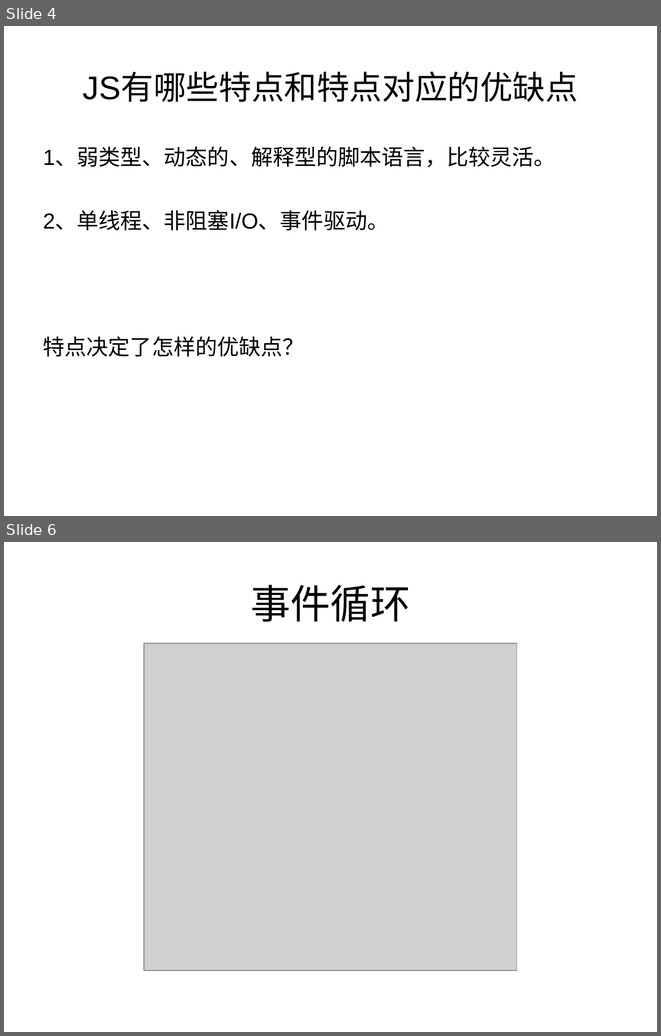
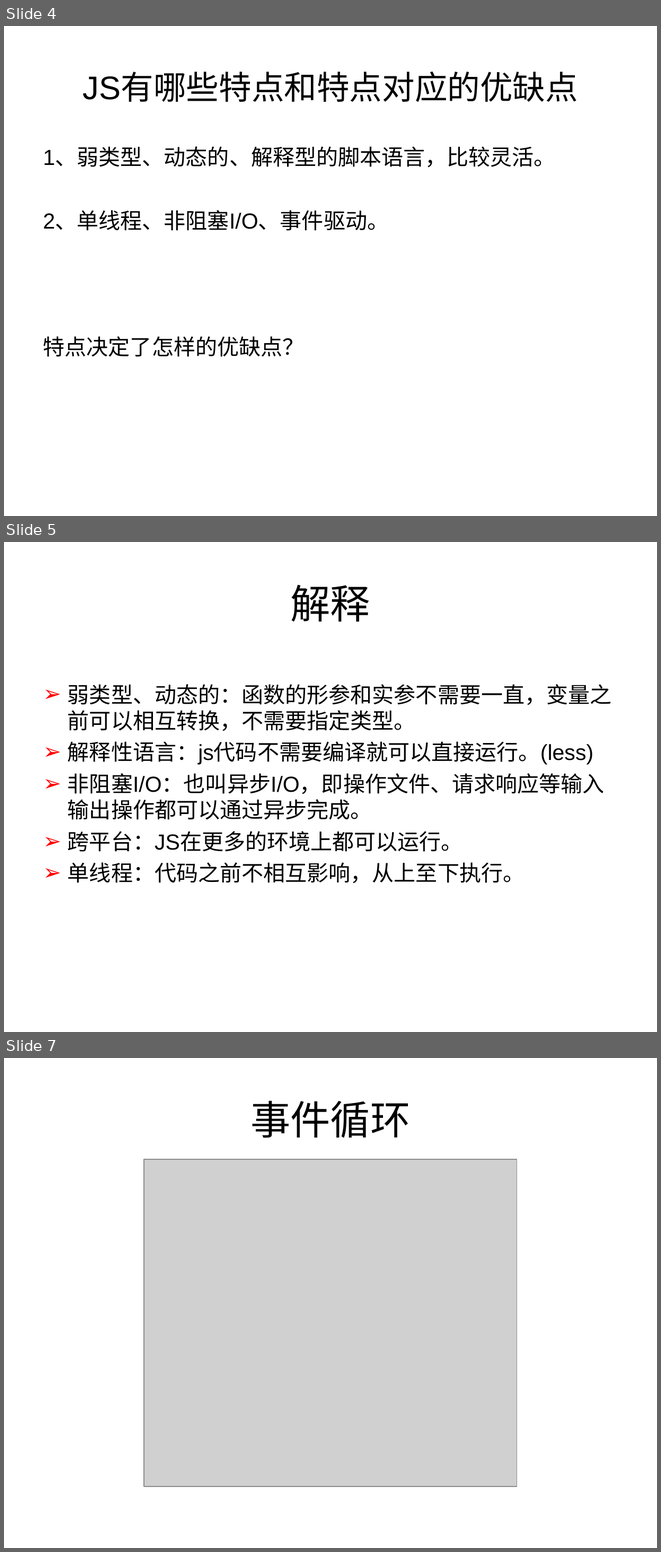
Before and after one commit to Alan055/node-koa, a slide deck: Alan-node解读.ppt. Shown one above the other, each under a label of ours: slides 4 and 6 before the commit, slides 4, 5 and 7 after it; the slides between them are not shown. The pictures are 661x1036 and 661x1552 pixels, drawn with LibreOffice and Linux fonts; fonts in the diff are those of the drawing; grey boxes stand for pictures. Boxes give left, top, right and bottom in pixels: in the first picture for what was removed or moved away, otherwise in the second. Text is boxed around its words. In the diff, an @@ line names an element or a change of style, - is before the commit and + after.

```diff
--- a/Alan-node解读.ppt
+++ b/Alan-node解读.ppt
@@ slide 5 added at bbox=[4, 542, 657, 1032], background #FFFFFF @@
@@ title added at bbox=[291, 584, 371, 622], 44 pt, text #000000 @@
+解释
@@ text added at bbox=[68, 684, 612, 883], 24 pt, text #000000 @@
+➢ 弱类型、动态的：函数的形参和实参不需要一直，变量之前可以相互转换，不需要指定类型。
+➢ 解释性语言：js代码不需要编译就可以直接运行。(less)
+➢ 非阻塞I/O：也叫异步I/O，即操作文件、请求响应等输入输出操作都可以通过异步完成。
+➢ 跨平台：JS在更多的环境上都可以运行。
+➢ 单线程：代码之前不相互影响，从上至下执行。
@@ what was slide 6 is now slide 7 @@
```
Also in this commit, not shown: 1 slide changed.
